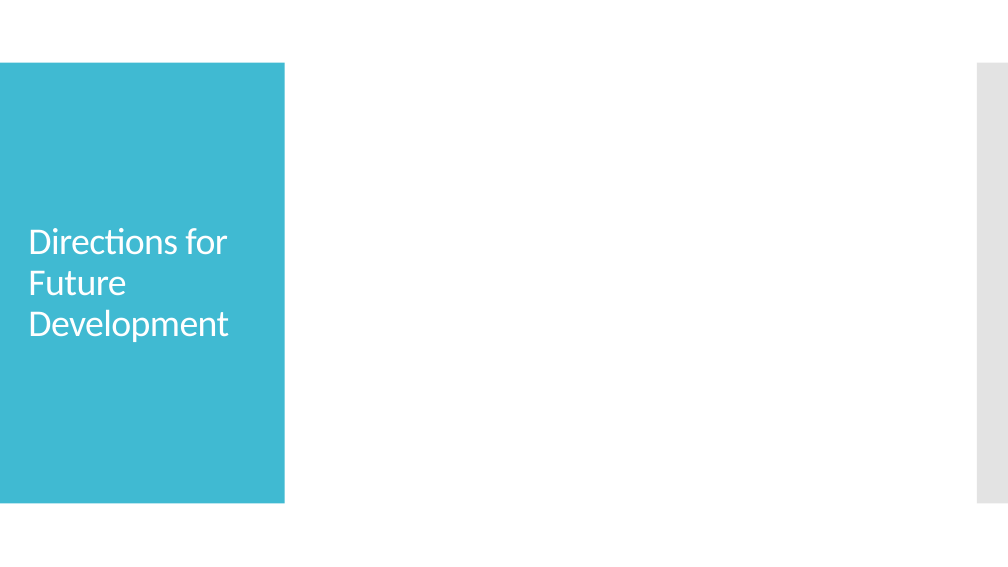
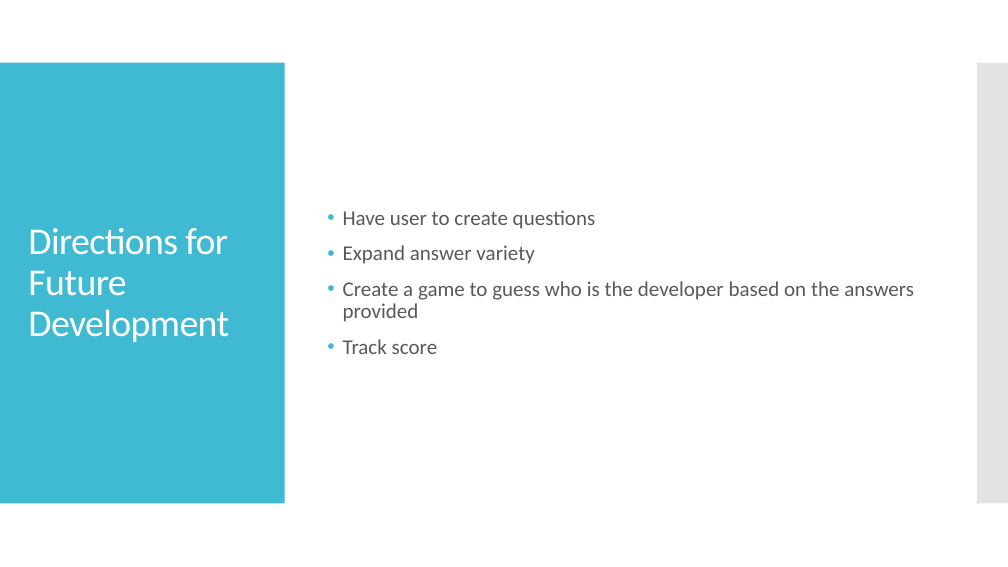
Before and after one commit to aguerra1508/Project2, a slide deck: slide 6 of whoDisHere.pptx. Drawn at 1008x567 pixels with LibreOffice and Linux fonts; fonts in the diff are those of the drawing. Boxes give left, top, right and bottom in pixels: in the first picture for what was removed or moved away, otherwise in the second. Text is boxed around its words. In the diff, an @@ line names an element or a change of style, - is before the commit and + after.

```diff
--- a/whoDisHere.pptx
+++ b/whoDisHere.pptx
@@ text added at (x1=343, y1=210, x2=914, y2=354), 20 pt, text #595959 @@
+• Have user to create questions
+• Expand answer variety
+• Create a game to guess who is the developer based on the answers provided
+• Track score
```
Also in this commit, not shown: 2 other slides changed, 1 slide added, 1 slide removed, 2 other files.
